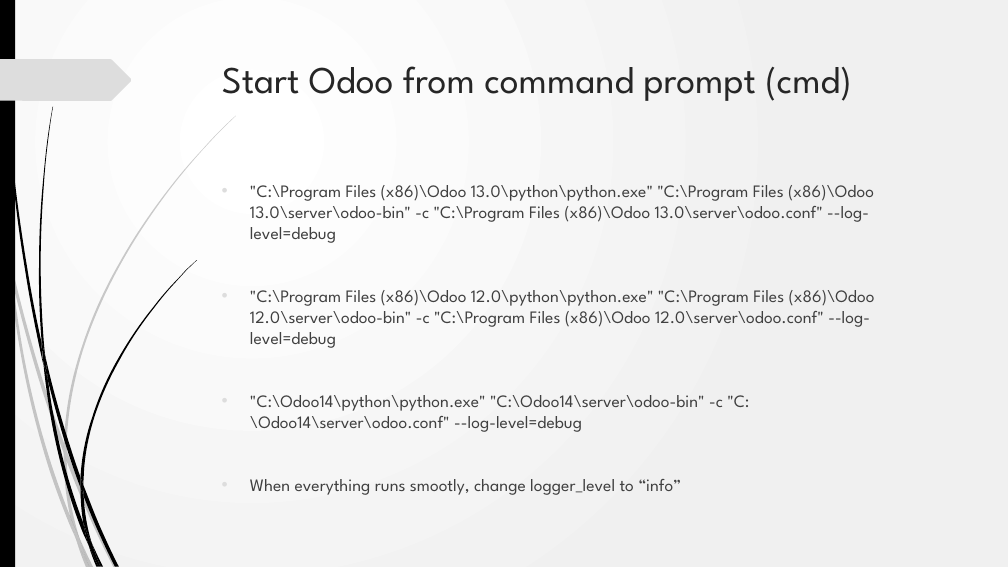
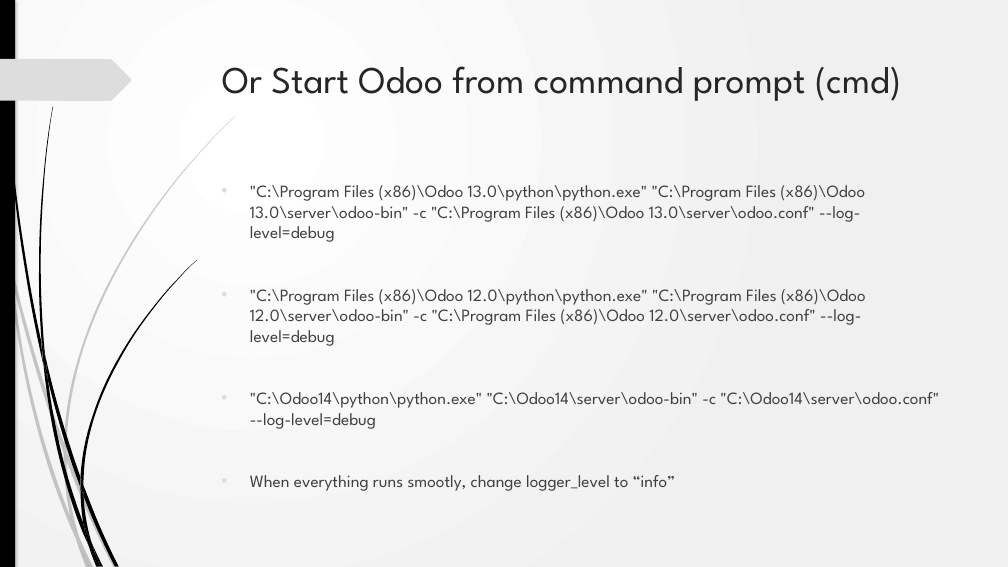
Before and after one commit to akarki58/rocker_app, a slide deck: slide 13 of rocker_app/static/description/Rocker_install.pptx (slide 9 before the commit). Drawn at 1008x567 pixels with LibreOffice and Linux fonts; fonts in the diff are those of the drawing; background and template pictures are left out. Boxes give left, top, right and bottom in pixels: in the first picture for what was removed or moved away, otherwise in the second. Text is boxed around its words. In the diff, an @@ line names an element or a change of style, - is before the commit and + after.

```diff
--- a/rocker_app/static/description/Rocker_install.pptx
+++ b/rocker_app/static/description/Rocker_install.pptx
@@ background gradient #FFFFFF to #F1F1F1 to gradient #FFFFFF to #F0F0F0 @@
@@ rectangle at [0, 0, 15, 567]: shadow on @@
@@ outline redrawn in 10 elements at [11, 261, 64, 453], [67, 451, 117, 567], [8, 265, 76, 540], [64, 453, 79, 538], [64, 116, 236, 451], [2, 0, 43, 364], [39, 107, 53, 357], [80, 260, 197, 485], [80, 477, 83, 496], [0, 59, 132, 101] @@
@@ title at [222, 66, 901, 101]: text changed @@
-Start Odoo from command prompt (cmd)
+Or Start Odoo from command prompt (cmd)
@@ text ""C:\Program Files (x86)\Odoo 13.0\python\python.exe" "C:\Pro ..." at [250, 185, 939, 491]: size 16.6 to 16.4 pt @@
```
Also in this commit, not shown: 11 other slides changed, 4 slides added, 8 other files.
